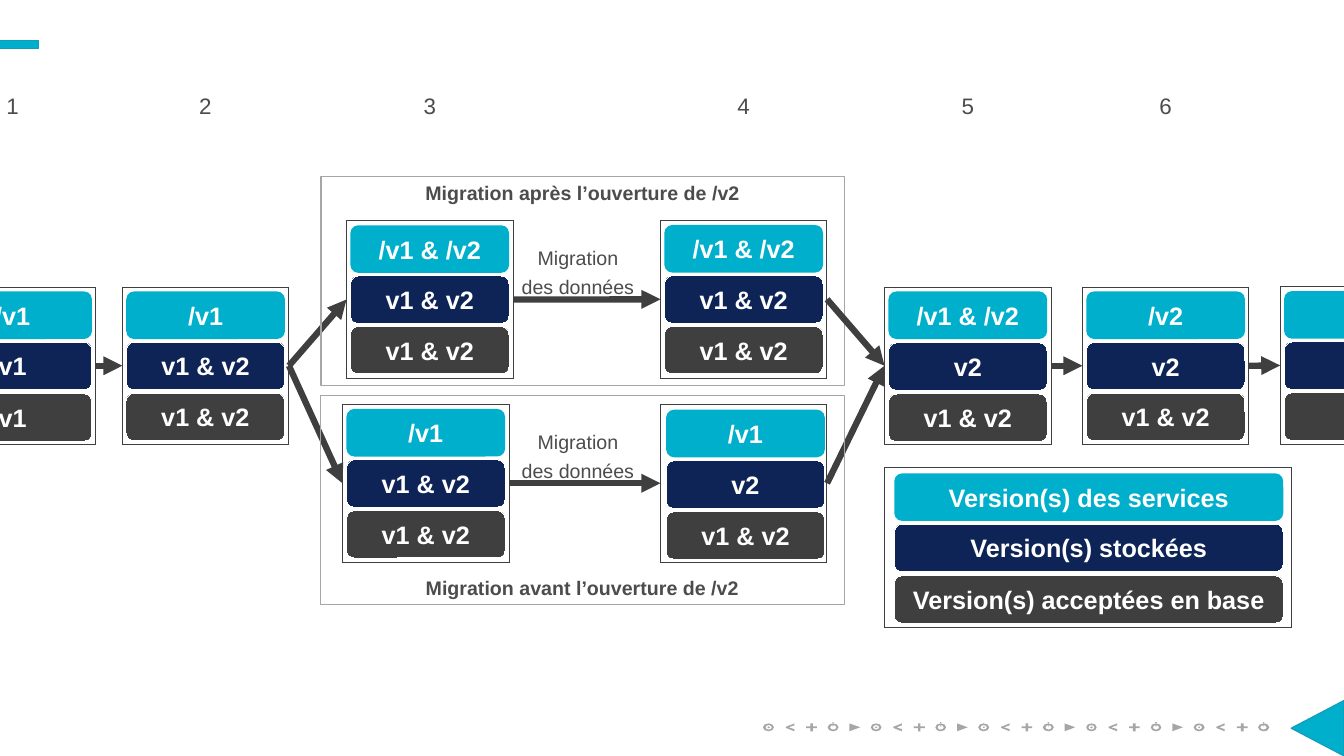
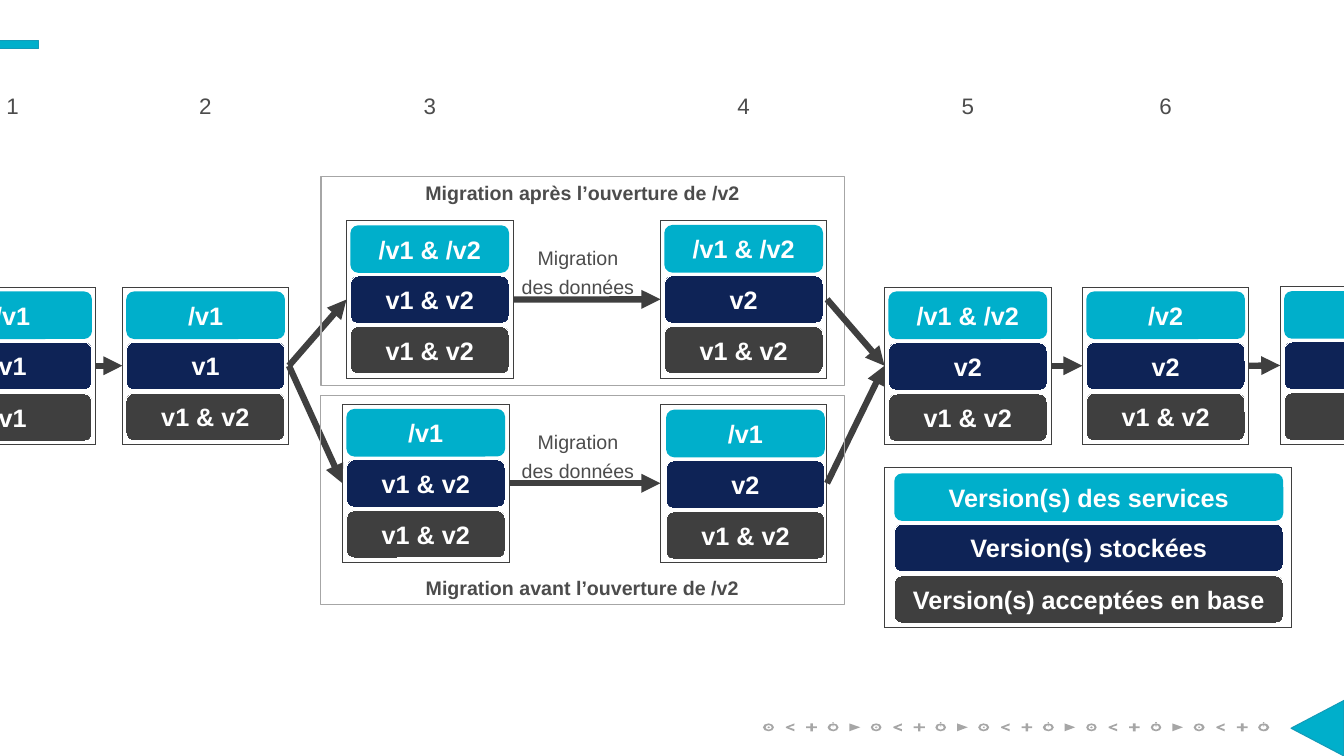
Before and after one commit to archiloque/blog, a slide deck: slide 3 of wip/zdd-java-sql/schemas.pptx. Drawn at 1344x756 pixels with LibreOffice and Linux fonts; fonts in the diff are those of the drawing; background and template pictures are left out. Boxes give left, top, right and bottom in pixels: in the first picture for what was removed or moved away, otherwise in the second. Text is boxed around its words. In the diff, an @@ line names an element or a change of style, - is before the commit and + after.

```diff
--- a/wip/zdd-java-sql/schemas.pptx
+++ b/wip/zdd-java-sql/schemas.pptx
@@ text in rounded rectangle at (x1=730, y1=291, x2=758, y2=309): text changed @@
-v1 & v2
+v2
@@ text in rounded rectangle at (x1=192, y1=357, x2=220, y2=375): text changed @@
-v1 & v2
+v1
```
